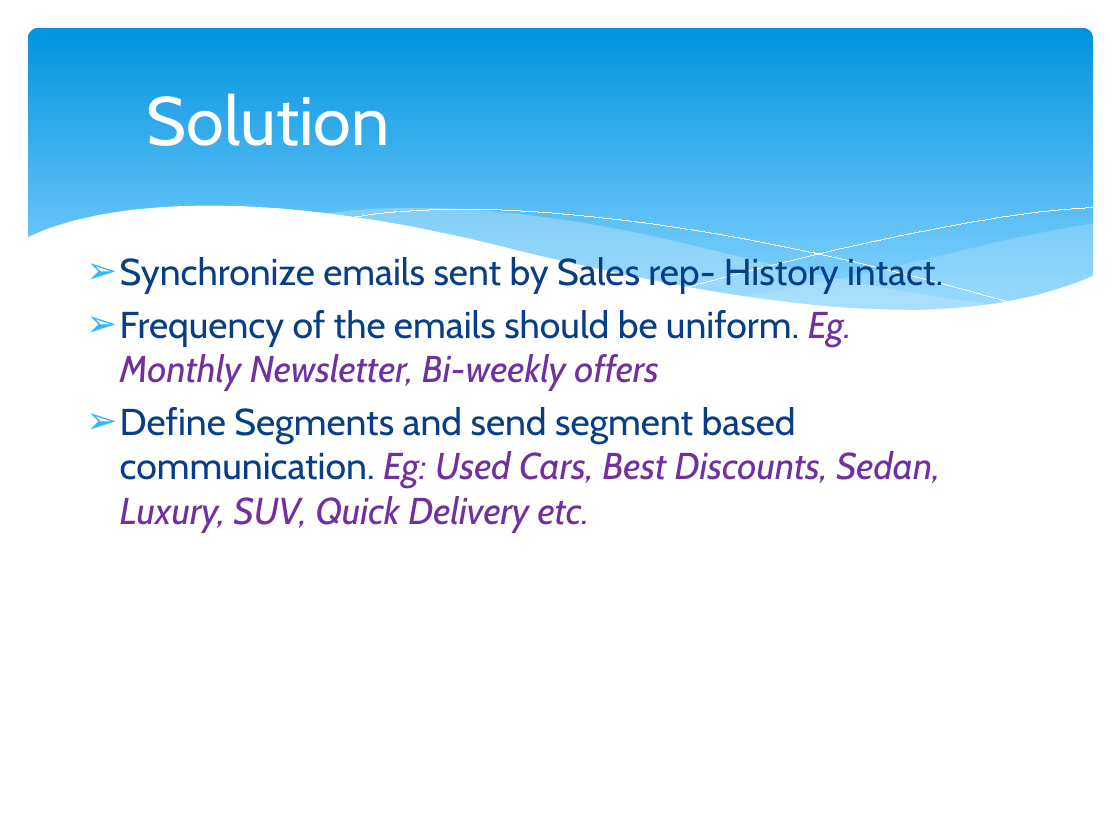
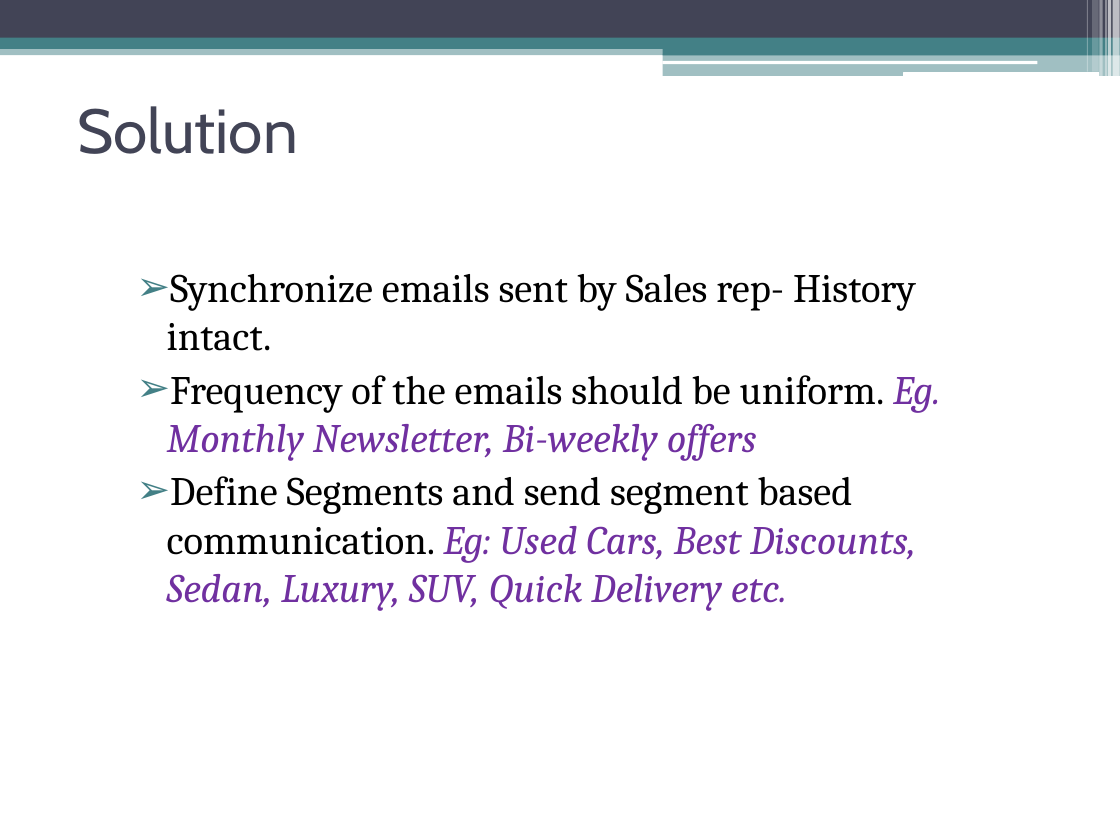
Before and after one commit to mausamiibs/mausamiibs.github.io, a slide deck: slide 3 of Marketing Automation for Network4cars.pptx. Drawn at 1120x840 pixels with LibreOffice and Linux fonts; fonts in the diff are those of the drawing. Boxes give left, top, right and bottom in pixels: in the first picture for what was removed or moved away, otherwise in the second. Text is boxed around its words. In the diff, an @@ line names an element or a change of style, - is before the commit and + after.

```diff
--- a/Marketing Automation for Network4cars.pptx
+++ b/Marketing Automation for Network4cars.pptx
@@ rectangle added at <box>0,0,1120,38</box>, fill #424456 @@
@@ rounded rectangle removed at <box>28,28,1093,330</box> @@
@@ rectangle added at <box>1086,0,1088,72</box>, fill #FFFFFF at 30% opacity @@
@@ rectangle added at <box>1092,0,1099,72</box>, fill #FFFFFF at 20% opacity @@
@@ rectangle added at <box>1100,0,1103,76</box>, fill #FFFFFF at 40% opacity @@
@@ rectangle added at <box>1105,0,1107,76</box>, fill #FFFFFF at 60% opacity @@
@@ rectangle added at <box>1108,0,1111,76</box>, fill #FFFFFF at 65% opacity @@
@@ rectangle added at <box>1113,0,1120,76</box>, fill #FFFFFF at 65% opacity @@
@@ rectangle added at <box>0,45,1120,55</box>, fill #438086 at 50% opacity @@
@@ rectangle added at <box>0,38,1120,49</box>, fill #438086 @@
@@ title "Solution": place and size @@
-title "Solution" at <box>147,93,390,146</box>
+title "Solution" at <box>77,106,298,154</box>
@@ title "Solution" at <box>77,106,298,154</box>: size 44 to 40 pt, text colour #FFFFFF to #424456; alignment centre to left @@
@@ rectangle added at <box>663,44,1120,55</box>, fill #438086 @@
@@ rectangle added at <box>663,54,1120,76</box>, fill #438086 at 50% opacity @@
@@ rounded rectangle added at <box>662,60,1037,64</box>, fill #FFFFFF @@
@@ rounded rectangle added at <box>903,72,1099,76</box>, fill #FFFFFF @@
@@ group removed at <box>26,206,1094,368</box>: 5 freeform shapes @@
@@ text "Synchronize emails sent by Sales ...": place and size @@
-text "Synchronize emails sent by Sales ..." at <box>120,254,943,533</box>
+text "Synchronize emails sent by Sales ..." at <box>167,274,940,611</box>
@@ text "Synchronize emails sent by Sales ..." at <box>167,274,940,611</box>: size 24 to 26 pt, font Cabin to Cambria; text colour #073E87 to #000000 in "Synchronize emails sent by Sales rep- History ...", "Frequency of the emails should be uniform.", "Define Segments and send segment based communication."; list level 1 to 2 in "Synchronize emails sent by Sales ..."; bullet colour #31B6FD to #438086; list level 1 to 2 in "Frequency of the emails should ..."; list level 1 to 2 in "Define Segments and send segment ..." @@
```
Also in this commit, not shown: 20 other slides changed.
